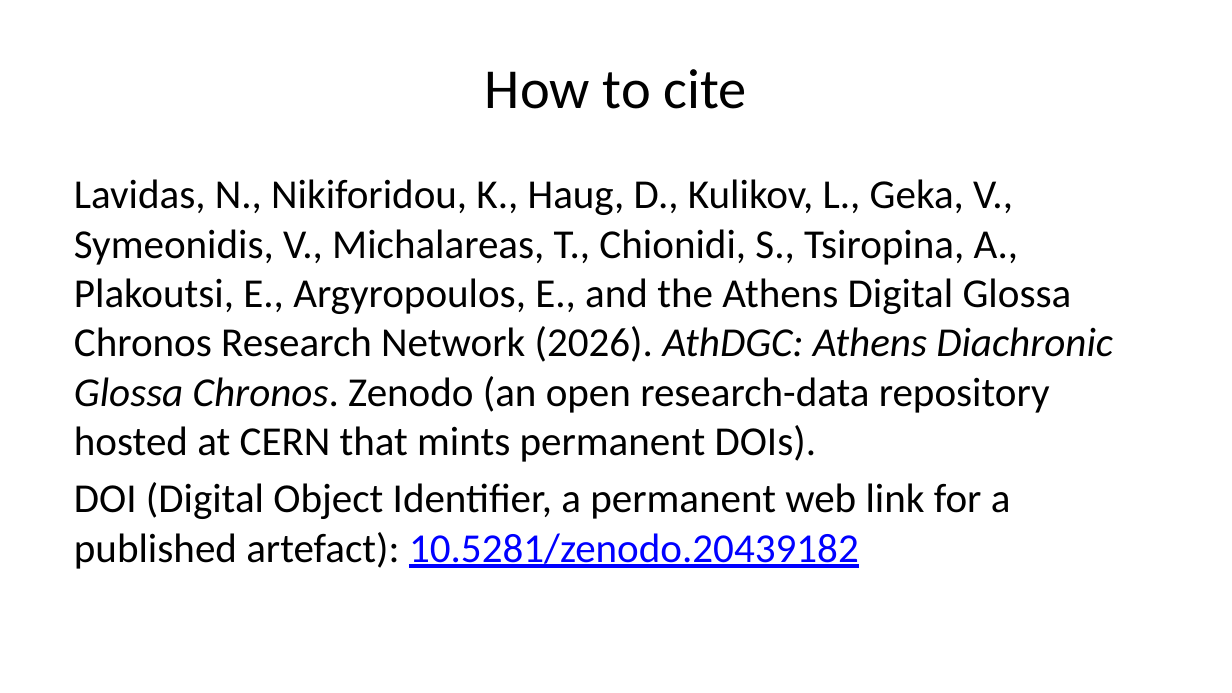
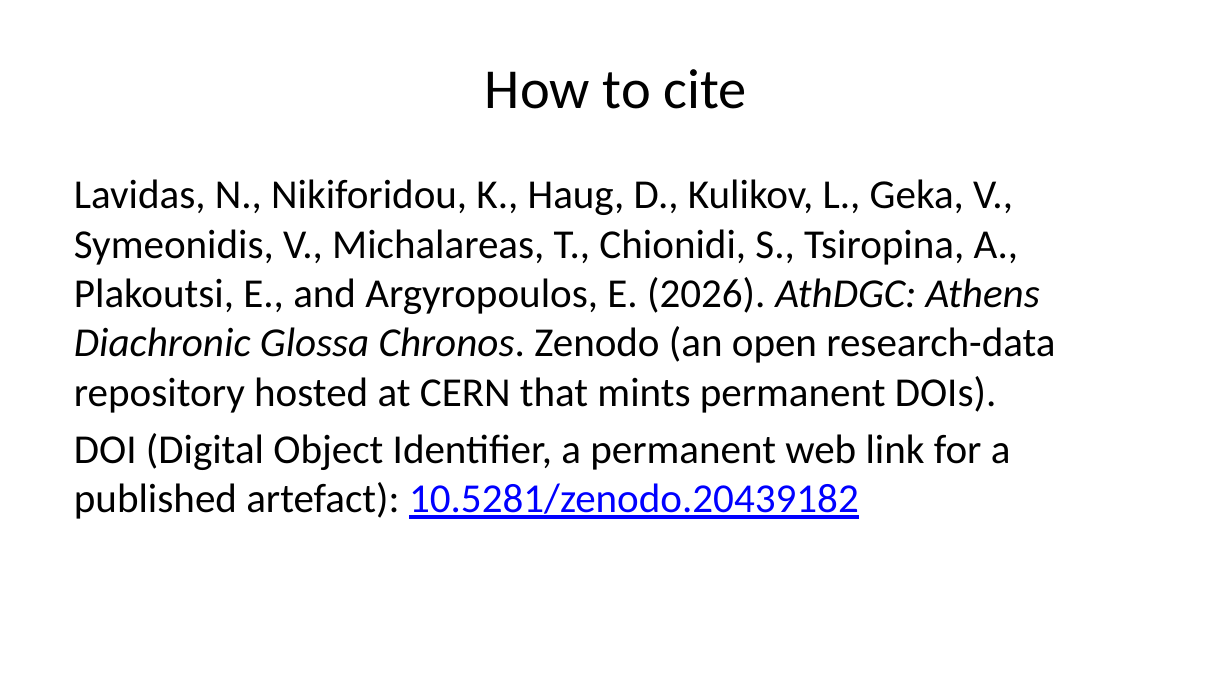
Before and after one commit to AthDGC/AthDGC.github.io, a slide deck: slide 9 of slides/announcement.pptx. Drawn at 1232x693 pixels with LibreOffice and Linux fonts; fonts in the diff are those of the drawing. Boxes give left, top, right and bottom in pixels: in the first picture for what was removed or moved away, otherwise in the second. Text is boxed around its words. In the diff, an @@ line names an element or a change of style, - is before the commit and + after.

Commit message:
AthDGC site update 2026-06-05 22:01 --- clean Quarto render, real Zenodo DOI 10.5281/zenodo.20439182, samples-only public release

```diff
--- a/slides/announcement.pptx
+++ b/slides/announcement.pptx
@@ text at (74,179,1055,413): text changed @@
-Lavidas, N., Nikiforidou, K., Haug, D., Kulikov, L., Geka, V., Symeonidis, V., Michalareas, T., Chionidi, S., Tsiropina, A., Plakoutsi, E., Argyropoulos, E., and the Athens Digital Glossa Chronos Research Network (2026). AthDGC: Athens Diachronic Glossa Chronos. Zenodo (an open research-data repository hosted at CERN that mints permanent DOIs).
+Lavidas, N., Nikiforidou, K., Haug, D., Kulikov, L., Geka, V., Symeonidis, V., Michalareas, T., Chionidi, S., Tsiropina, A., Plakoutsi, E., and Argyropoulos, E. (2026). AthDGC: Athens Diachronic Glossa Chronos. Zenodo (an open research-data repository hosted at CERN that mints permanent DOIs).
```
Also in this commit, not shown: 11 other files.
